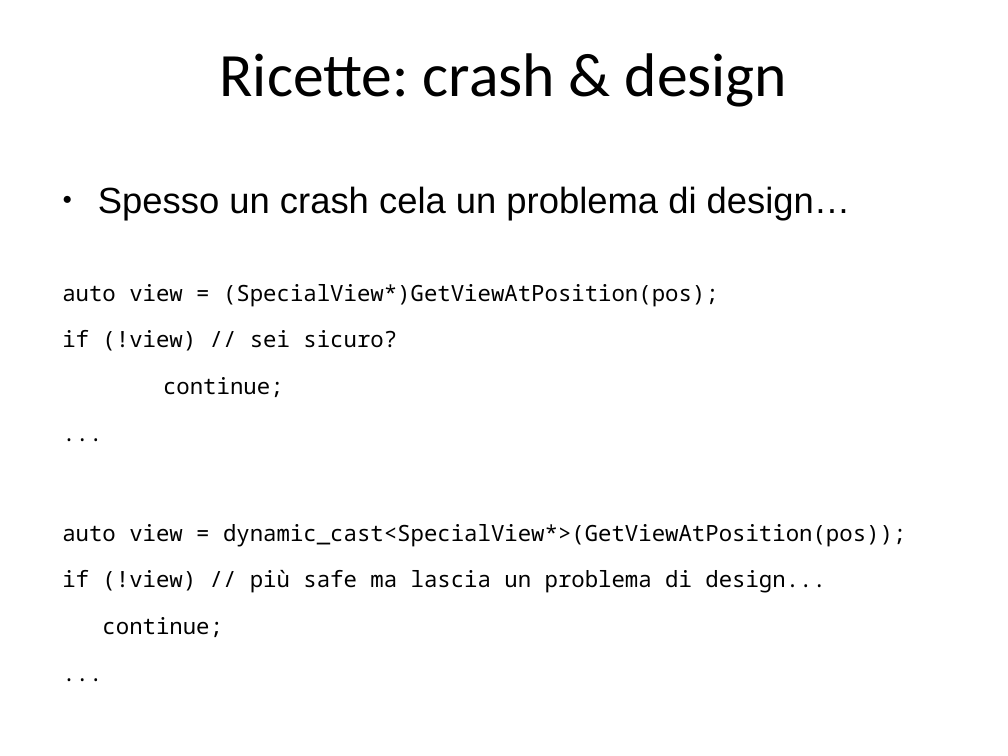
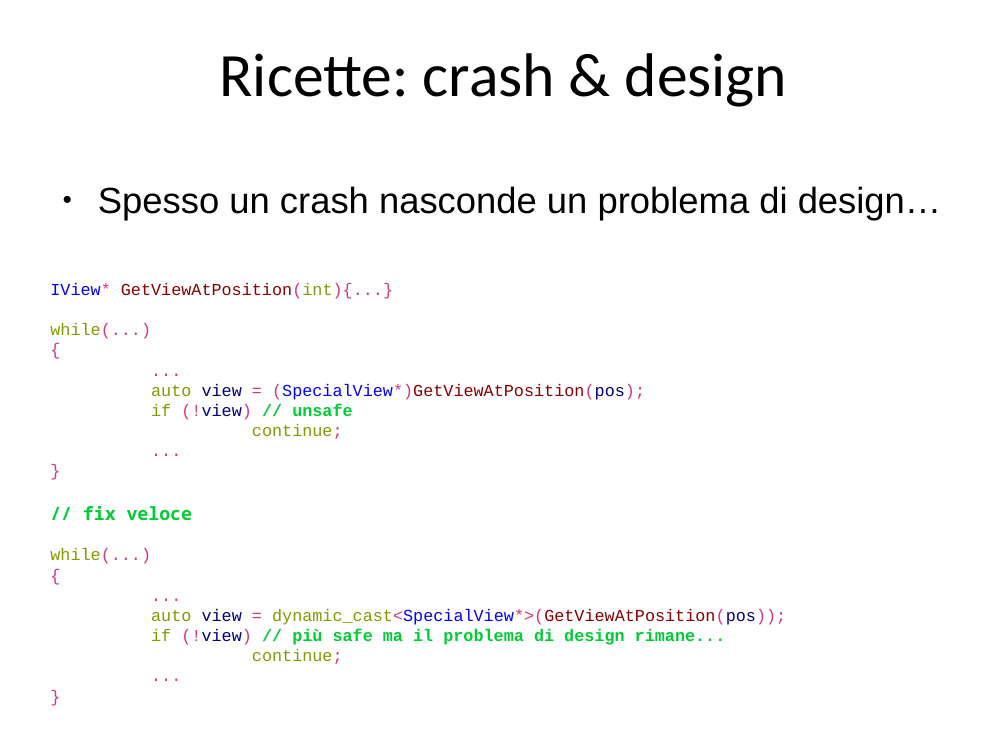
Before and after one commit to rramirez-tec-mx/Repo, a slide deck: slide 48 of La salute del software.odp (slide 49 before the commit). Drawn at 1008x756 pixels with LibreOffice and Linux fonts; fonts in the diff are those of the drawing. Boxes give left, top, right and bottom in pixels: in the first picture for what was removed or moved away, otherwise in the second. Text is boxed around its words. In the diff, an @@ line names an element or a change of style, - is before the commit and + after.

```diff
--- a/La salute del software.odp
+++ b/La salute del software.odp
@@ text at [50,186,942,664]: paragraph added @@
+}
@@ text at [50,186,942,339]: text changed; size 26 to 12 pt; font Arial to Courier New @@
-● Spesso un crash cela un problema di design…
+● Spesso un crash nasconde un problema di design…
+IView* GetViewAtPosition(int){...}
+while(...)
+{
+...
@@ text at [151,384,786,664]: size 16 to 12 pt, font Noto Sans Mono to Courier New in "auto view = (SpecialView*)GetViewAtPosition(pos);", "continue;", "...", "auto view = dynamic_cast<SpecialView*>(GetViewAtPosition(pos ..." and 2 more places; text colour #000000 to #859900 in "auto", "continue;", "auto dynamic_cast<SpecialView*>(GetViewAtPosition(pos));", "continue;"; text colour #000000 to #000080 in "view (SpecialView*)GetViewAtPosition(pos);", "view dynamic_cast<SpecialView*>(GetViewAtPosition(pos));"; text colour #000000 to #D33682 in "= (SpecialView*)GetViewAtPosition(pos);", "continue;", "...", "= dynamic_cast<SpecialView*>(GetViewAtPosition(pos));" and 2 more places; text colour #000000 to #0000FF, text colour #000000 to #880000 in "(SpecialView*)GetViewAtPosition(pos);", "dynamic_cast<SpecialView*>(GetViewAtPosition(pos));"; alignment justified to left; indent changed; less space between paragraphs @@
@@ text at [151,403,352,420]: text changed; size 16 to 12 pt; font Noto Sans Mono to Courier New; text colour #000000 to #00CC33 @@
-if (!view) // sei sicuro?
+if (!view) // unsafe
@@ text at [50,506,192,564]: paragraphs added @@
+}
+// fix veloce
+while(...)
+{
+...
@@ text at [151,629,726,645]: text changed; size 16 to 12 pt; font Noto Sans Mono to Courier New; text colour #000000 to #00CC33; bold on @@
-if (!view) // più safe ma lascia un problema di design...
+if (!view) // più safe ma il problema di design rimane...
```
Also in this commit, not shown: 2 other slides changed, 1 slide removed.
